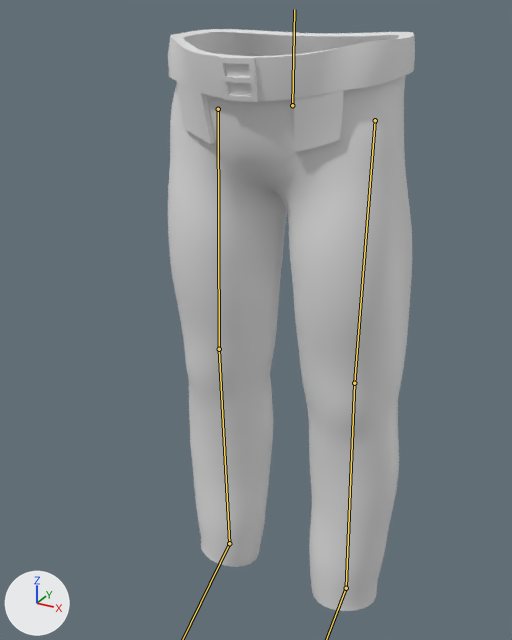
What one commit did to the glTF model assets/models/cryo_pants/pantshopefully.glb.
The view is the same before and after, from a 50 mm lens placed at (0.461, -0.948, 1.102), pointed at (-0.032, -0.05, 0.654). The lights are fixed; the arrows at lower left show +X, +Y and +Z. The bones that change are drawn over the model as lines.

The first picture shows 'basically done pants'.
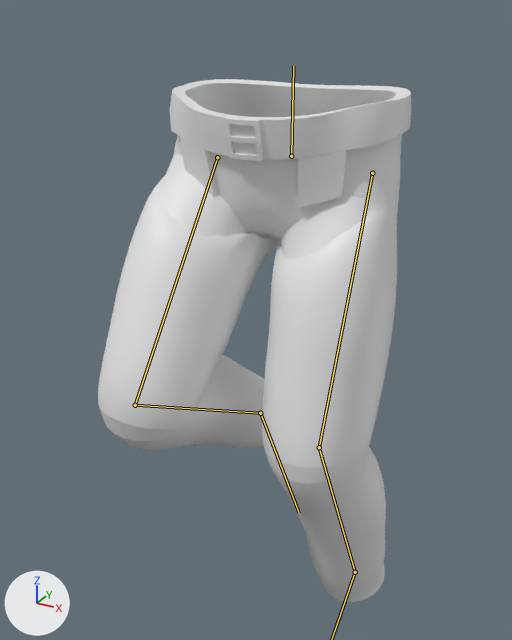
The newer file adds an action. The first version stands in its rest pose; the second is drawn at frame 1 of the action 'FIXED Pants Run Forwards 4 m/s FIXED'.

What differs and where, as boxes [x1, y1, x2, y2] in the pictures (512 x 640 px):
'basically done pants', posed (27% wider, 10% shorter)
    before: [168, 29, 415, 611]
    after: [98, 79, 411, 602]
bone 'Hips', root to tip
    before: (292, 105) to (294, 9)
    after: (291, 156) to (293, 66)
bone 'Leg 1 L', root to tip
    before: (375, 120) to (354, 383)
    after: (372, 173) to (319, 447)
bone 'Leg 2 L', root to tip
    before: (354, 383) to (346, 588)
    after: (319, 447) to (355, 572)
bone 'Leg 1 R', root to tip
    before: (218, 109) to (219, 349)
    after: (217, 157) to (135, 405)
bone 'Leg 2 R', root to tip
    before: (219, 349) to (229, 543)
    after: (135, 405) to (260, 413)

The change in detail:
Bone 'Hips' (bone_hips) moves from (0.0, 0.0, 0.0) to (0.0, -0.072, 0.0).
Bone 'Hips' (bone_hips) turns from (0, 0, 0) to (0, 2, 0) degrees about its own x, y and z.
Bone 'Leg 1 L' (bone_leg_1_l) turns from (0, 0, 0) to (-21, 2, 0) degrees about its own x, y and z.
Bone 'Leg 2 L' (bone_leg_2_l) turns from (0, 0, 0) to (44, 0, 0) degrees about its own x, y and z.
Bone 'Foot L' (bone_foot_l) turns from (0, 0, 0) to (-17, 0, 0) degrees about its own x, y and z.
Bone 'Leg 1 R' (bone_leg_1_r) turns from (0, 0, 0) to (-35, 2, 0) degrees about its own x, y and z.
Bone 'Leg 2 R' (bone_leg_2_r) turns from (0, 0, 0) to (93, 0, 0) degrees about its own x, y and z.
Bone 'Foot R' (bone_foot_r) turns from (0, 0, 0) to (31, 0, 0) degrees about its own x, y and z.
